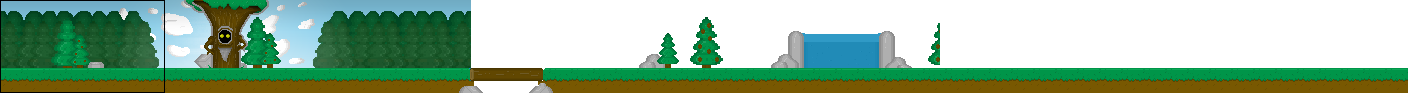
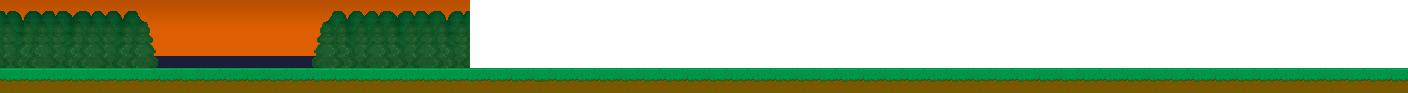
Layers edited between the first and the second (1408, 93) image:
hid "Camera" over [left=0, top=0, right=165, bottom=93]
added group "1-4" with 25 layers in group "Full maps" over [left=0, top=0, right=940, bottom=93]
added group "Ground" (2nd of 3, in "Full maps" › "1-4") with 1 layers in group "1-4" over [left=0, top=68, right=553, bottom=93]
added layer "Forest ground copy" (1st of 3, in "Full maps" › "1-4" › "Ground") in group "Ground" over [left=0, top=68, right=553, bottom=93]
added group "Background" (1st of 6, in "Full maps" › "1-4") with 11 layers in group "1-4" over [left=0, top=0, right=940, bottom=93]
added group "Background copy" (1st of 2, in "Full maps" › "1-4" › "Background") with 3 layers in group "Background" over [left=0, top=0, right=508, bottom=72]
added layer "Front" (1st of 5, in "Full maps" › "1-4" › "Background" › "Background copy") in group "Background copy" over [left=0, top=11, right=508, bottom=72]
added layer "Layer 5" (1st of 4, in "Full maps" › "1-4" › "Background" › "Background copy") in group "Background copy" over [left=312, top=11, right=470, bottom=68]
added layer "Layer 7" (1st of 2, in "Full maps" › "1-4" › "Background") (17%) in group "Background" over [left=0, top=0, right=470, bottom=31]
added group "Background" (2nd of 6, in "Full maps" › "1-4" › "Background") with 3 layers in group "Background" over [left=0, top=0, right=940, bottom=72]
added layer "Front" (2nd of 5, in "Full maps" › "1-4" › "Background" › "Background") in group "Background" over [left=0, top=11, right=940, bottom=72]
added layer "Layer 14" in group "Background" over [left=0, top=56, right=470, bottom=93]
added layer "Layer 15" in group "Background" over [left=0, top=0, right=470, bottom=93]
hid group "1-2" (47 layers) over [left=0, top=0, right=940, bottom=93]
painted on "Layer 13" (2nd of 2, in "Full maps" › "1-2" › "Scenery") over [left=184, top=0, right=471, bottom=68]
…and 2 more changes (1 added, 1 removed)
